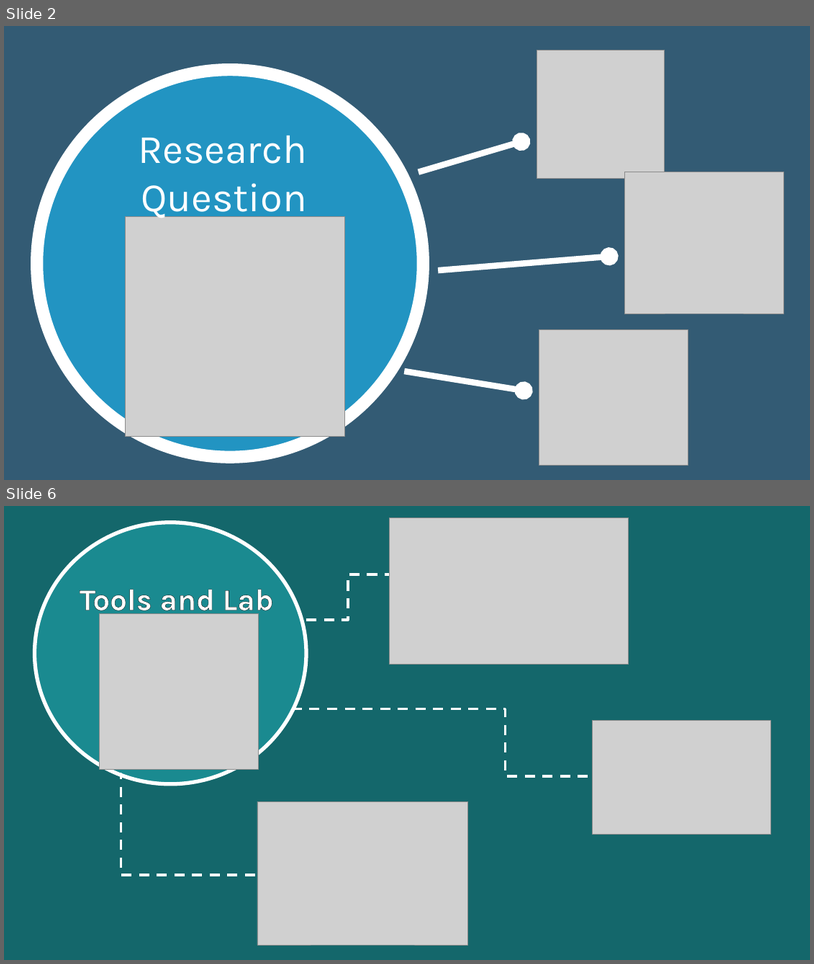
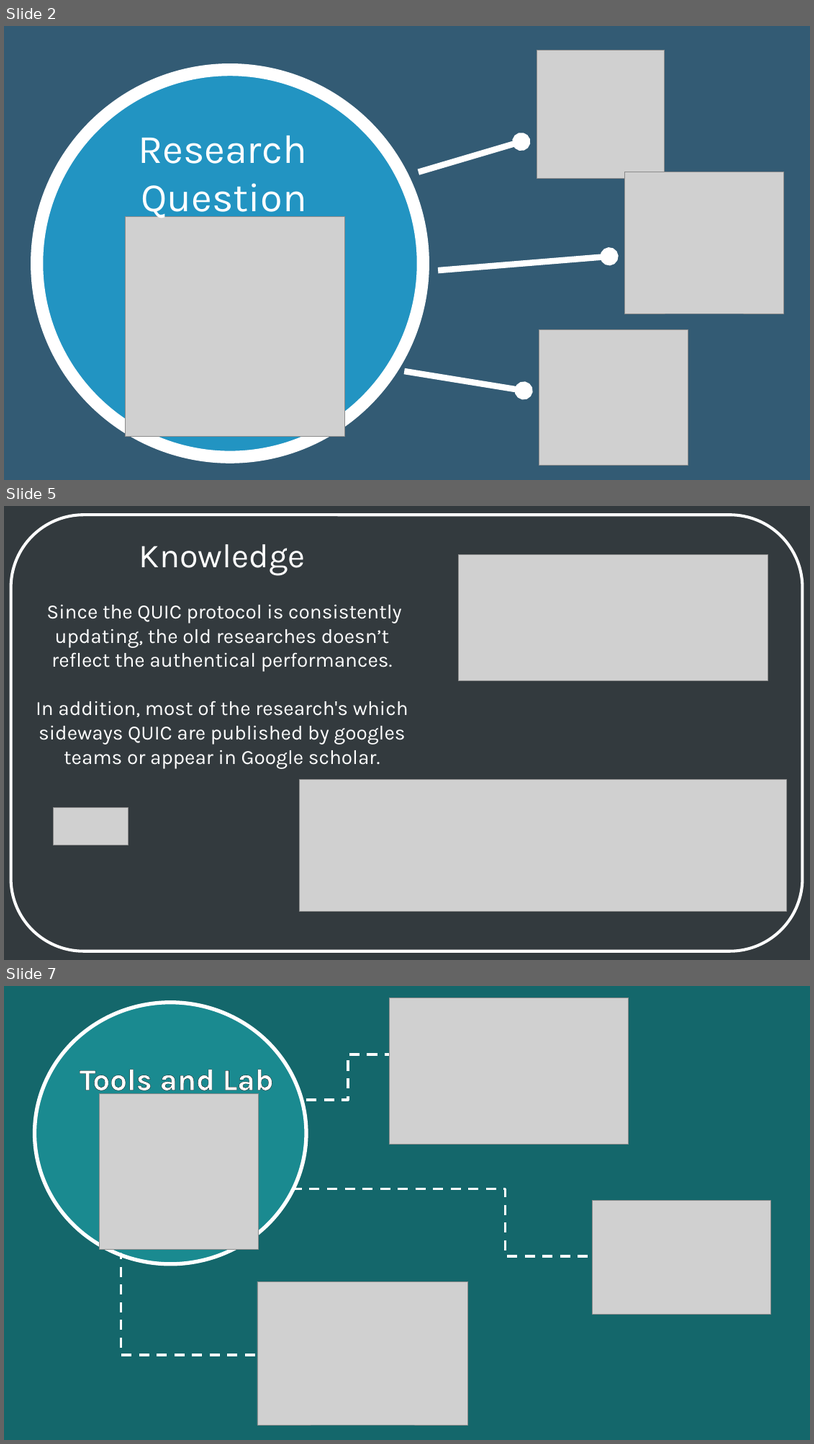
Before and after one commit to yoavhenig/Final-Project, a slide deck: מצגת הגנה.pptx. Shown one above the other, each under a label of ours: slides 2 and 6 before the commit, slides 2, 5 and 7 after it; the slides between them are not shown. The pictures are 814x964 and 814x1444 pixels, drawn with LibreOffice and Linux fonts; fonts in the diff are those of the drawing; grey boxes stand for pictures. Boxes give left, top, right and bottom in pixels: in the first picture for what was removed or moved away, otherwise in the second. Text is boxed around its words. In the diff, an @@ line names an element or a change of style, - is before the commit and + after.

```diff
--- a/מצגת הגנה.pptx
+++ b/מצגת הגנה.pptx
@@ slide 5 added at bbox=[4, 506, 810, 960], background #333A3E @@
@@ rounded rectangle added at bbox=[10, 515, 802, 951], outline #FFFFFF 3.5 pt @@
@@ text added at bbox=[36, 544, 409, 768], 24 pt, text #FFFFFF @@
+Knowledge
+Since the QUIC protocol is consistently updating, the old researches doesn’t reflect the authentical performances.
+In addition, most of the research's which sideways QUIC are published by googles teams or appear in Google scholar.
@@ picture added at bbox=[458, 554, 768, 680] @@
@@ picture added at bbox=[300, 779, 787, 911] @@
@@ picture added at bbox=[53, 808, 128, 845] @@
@@ what was slide 6 is now slide 7 @@
```
Also in this commit, not shown: 10 slides changed, 5 other slides added, 2 slides removed.
